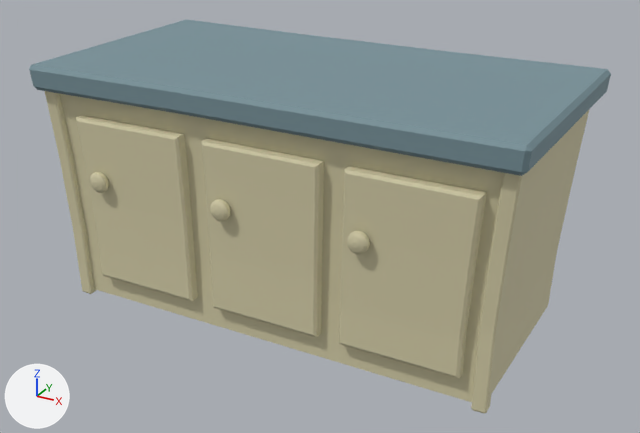
A saved change to the FBX model BlindNight/Assets/Models/KitchenSink.fbx.
Camera for both pictures: a 50 mm lens placed at (6.49, 1.99, 2.52), pointed at (4.3, 5.96, 0.53). Lighting does not change. The marker at lower left points along +X, +Y and +Z. Where no turn or scale is listed for an object, it has been applied to the vertices.

Objects in the first picture: 'KitchenSink'.
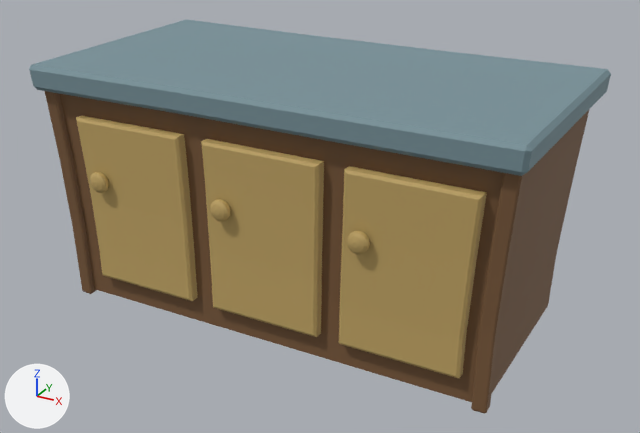
What differs and where, as boxes (x1, y1, x2, y2) in the pictures (640 x 433 px):
```json
{"object": "KitchenSink", "change": "recoloured", "before": [42, 88, 590, 414], "after": [42, 88, 590, 414], "on screen": "beige to brown"}
{"part": 1, "of": "me_kitchensink_mesh", "change": "recoloured", "before": [76, 115, 487, 378], "after": [76, 115, 487, 378], "on screen": "beige to brown"}
{"part": 2, "of": "me_kitchensink_mesh", "change": "recoloured", "before": [456, 257, 477, 378], "after": [456, 257, 477, 378]}
{"part": 3, "of": "me_kitchensink_mesh", "change": "recoloured", "before": [469, 193, 487, 262], "after": [469, 193, 487, 262]}
```

The change, as JSON lines over the scene's bpy script:
```json
{"op": "set", "path": "mat_kitchenisland_m.base_color", "old": "(0.662, 0.612, 0.393)", "new": "(0.19, 0.0978, 0.041)", "note": "beige #d5cda8 -> brown #795839"}
{"op": "add", "block": "mat_kitchenislanddoors_m", "code": ["mat_kitchenislanddoors_m = principled_material('KitchenIslandDoors_M')", "mat_kitchenislanddoors_m.base_color = (0.538, 0.378, 0.129)  # orange #c2a565", "mat_kitchenislanddoors_m.roughness = 0.69"]}
{"block": "me_kitchensink_mesh", "where": "me_kitchensink_mesh.from_pydata(...)  # 491 vertices, 462 faces; spans x -1.38..1.37, y -0.7..0.71, z -0.03..1.37"}
{"block": "me_kitchensink_mesh", "where": "# used by ob_kitchensink; location = (4.256, 6.003, 0.0)"}
{"block": "me_kitchensink_mesh", "change": "me_kitchensink_mesh part 1: 300 of the faces centred in x -1.1..0.84, y -0.7..-0.55, z 0.14..1.1 switch from mat_kitchenisland_m (beige #d4cda8) to mat_kitchenislanddoors_m (orange #c2a565)"}
{"block": "me_kitchensink_mesh", "change": "me_kitchensink_mesh part 2: 4 of the faces centred in x 1.1..1.13, y -0.63..-0.58, z 0.25..0.57 switch from mat_kitchenisland_m (beige #d4cda8) to mat_kitchenislanddoors_m (orange #c2a565)"}
{"block": "me_kitchensink_mesh", "change": "me_kitchensink_mesh part 3: 2 of the faces centred in x 1.15, y -0.65..-0.61, z 0.94 switch from mat_kitchenisland_m (beige #d4cda8) to mat_kitchenislanddoors_m (orange #c2a565)"}
```
